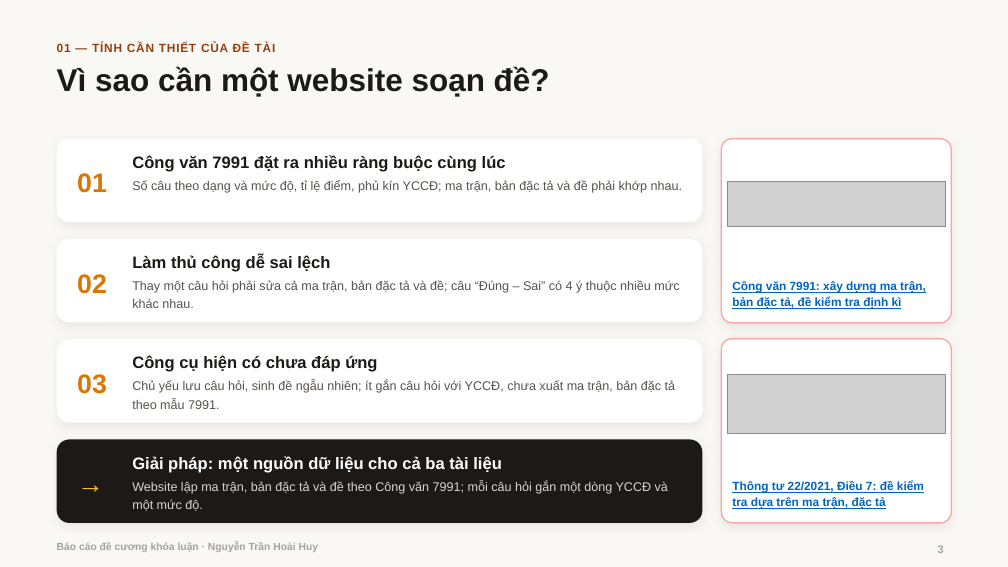
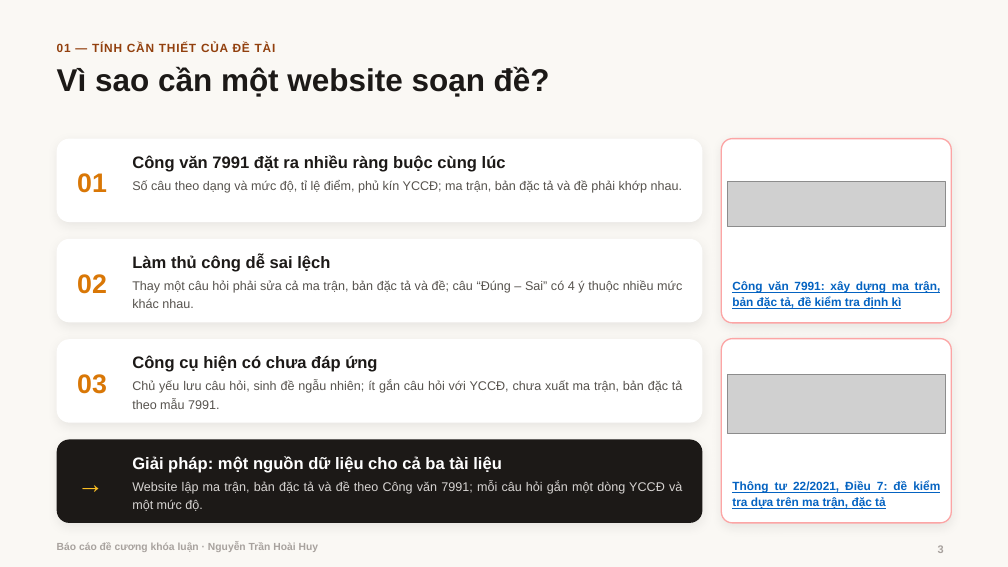
Before and after one commit to hoaihuy2609/kltn, a slide deck: slide 3 of tai-ve/Bao_cao_de_cuong.pptx. Drawn at 1008x567 pixels with LibreOffice and Linux fonts; fonts in the diff are those of the drawing; grey boxes stand for pictures; background and template pictures are left out. Boxes give left, top, right and bottom in pixels: in the first picture for what was removed or moved away, otherwise in the second. Text is boxed around its words. In the diff, an @@ line names an element or a change of style, - is before the commit and + after.

```diff
--- a/tai-ve/Bao_cao_de_cuong.pptx
+++ b/tai-ve/Bao_cao_de_cuong.pptx
@@ alignment left to justified in 5 elements at (132,280,682,308), (132,381,683,409), (132,481,682,511), (732,281,941,309), (732,481,940,509) @@
```
Also in this commit, not shown: 20 other slides changed, 4 other files.
